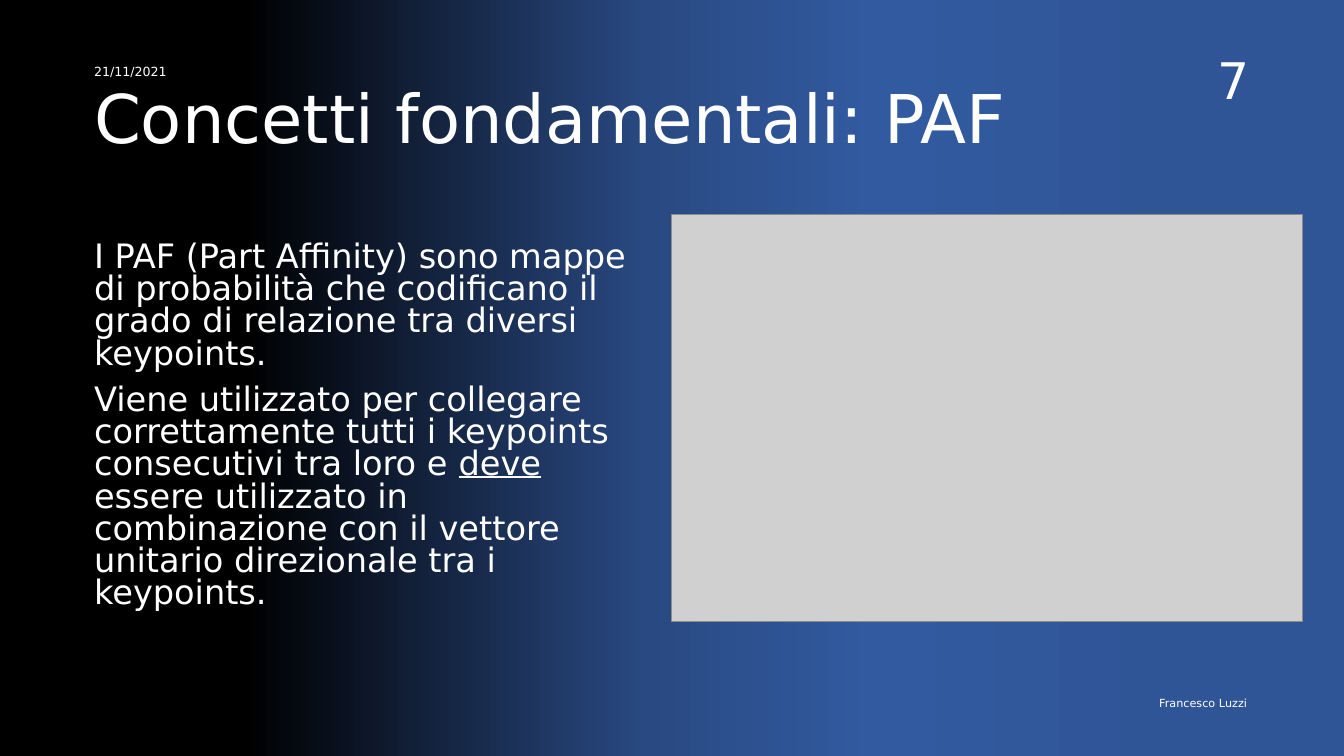
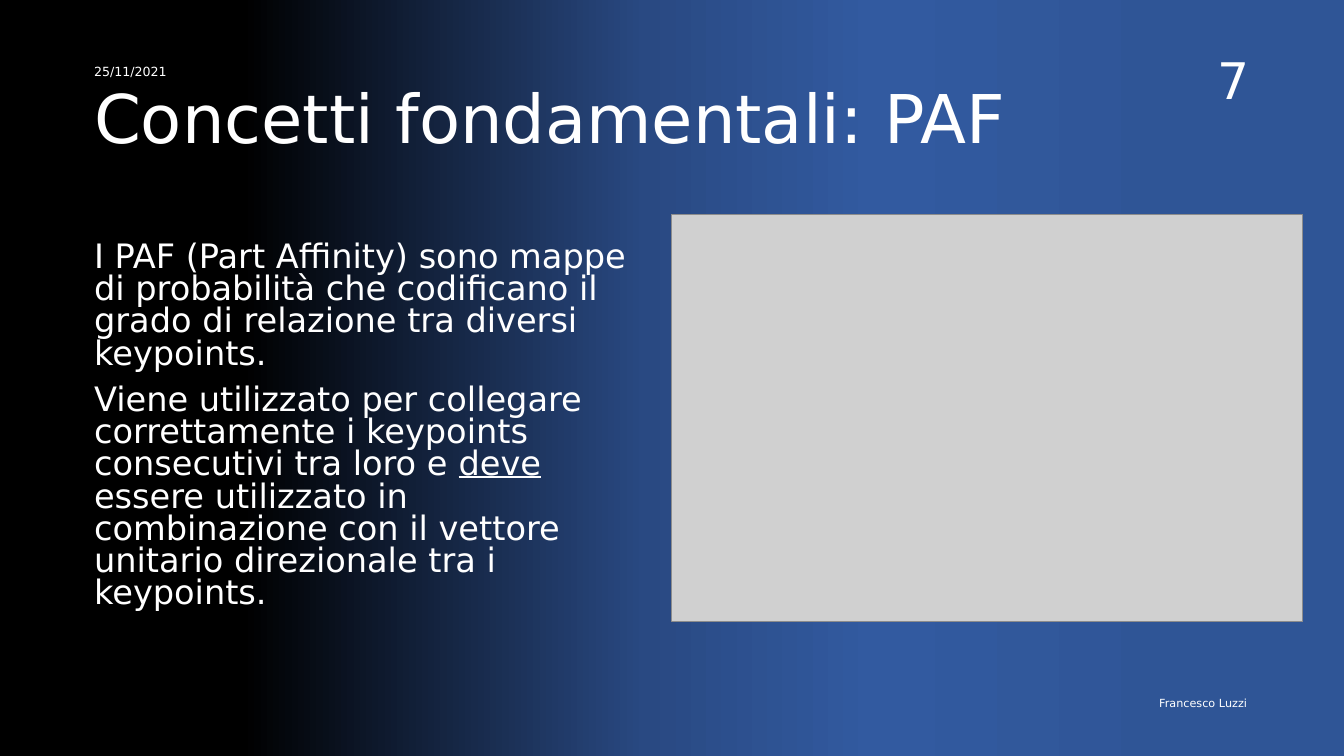
Before and after one commit to FrancescoLuzzi/Tesi, a slide deck: slide 7 of Presentazione.pptx. Drawn at 1344x756 pixels with LibreOffice and Linux fonts; fonts in the diff are those of the drawing; grey boxes stand for pictures. Boxes give left, top, right and bottom in pixels: in the first picture for what was removed or moved away, otherwise in the second. Text is boxed around its words. In the diff, an @@ line names an element or a change of style, - is before the commit and + after.

```diff
--- a/Presentazione.pptx
+++ b/Presentazione.pptx
@@ text at [94, 66, 167, 78]: text changed @@
-21/11/2021
+25/11/2021
@@ text at [94, 385, 582, 611]: text changed @@
-Viene utilizzato per collegare correttamente tutti i keypoints consecutivi tra loro e deve essere utilizzato in combinazione con il vettore unitario direzionale tra i keypoints.
+Viene utilizzato per collegare correttamente i keypoints consecutivi tra loro e deve essere utilizzato in combinazione con il vettore unitario direzionale tra i keypoints.
```
Also in this commit, not shown: 12 other slides changed.
